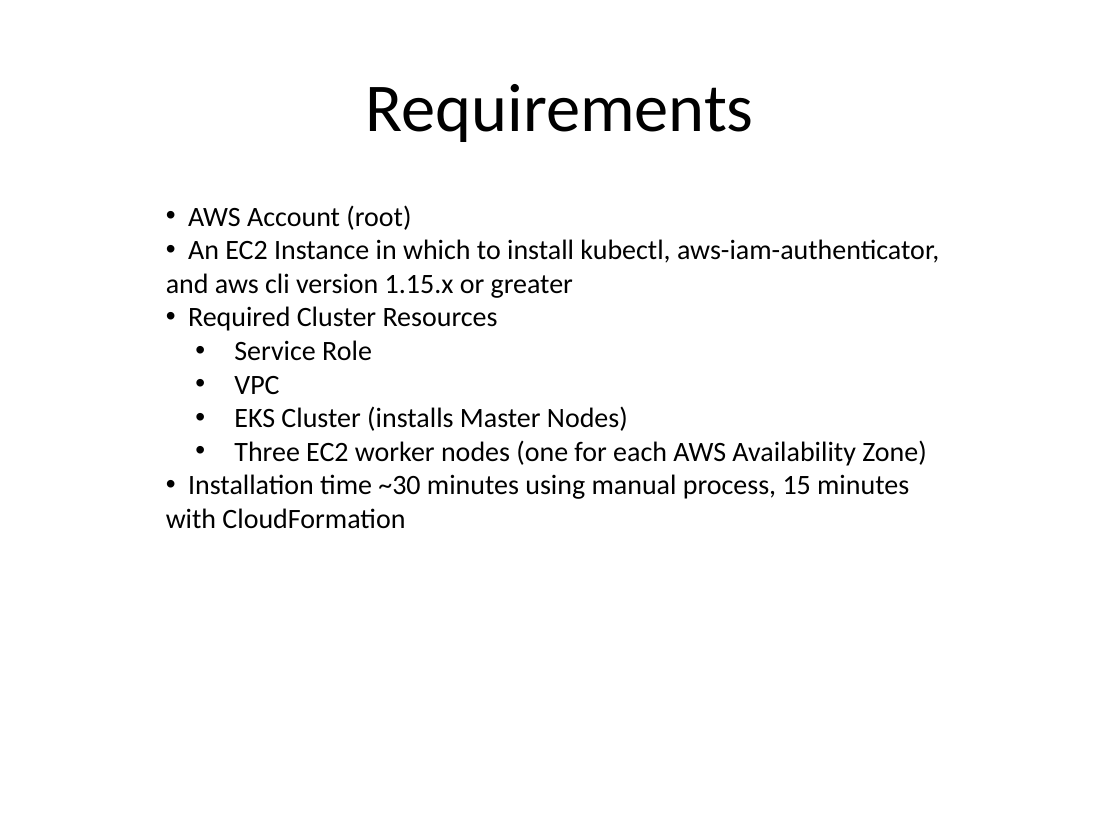
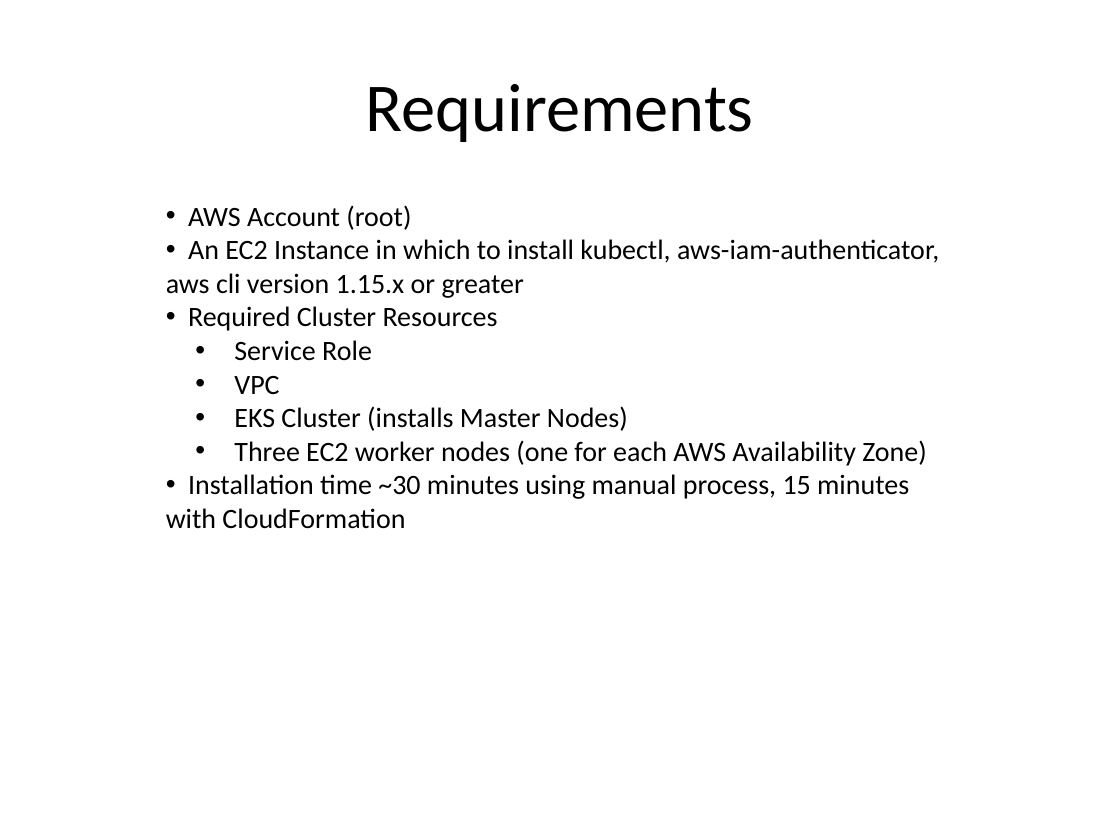
Before and after one commit to kskalvar/aws-eks-cluster-quickstart, a slide deck: slide 4 of slides/DevFestDC-AWS-EKS-Cluster-Quickstart.pptx. Drawn at 1120x840 pixels with LibreOffice and Linux fonts; fonts in the diff are those of the drawing; background and template pictures are left out. Boxes give left, top, right and bottom in pixels: in the first picture for what was removed or moved away, otherwise in the second. Text is boxed around its words. In the diff, an @@ line names an element or a change of style, - is before the commit and + after.

```diff
--- a/slides/DevFestDC-AWS-EKS-Cluster-Quickstart.pptx
+++ b/slides/DevFestDC-AWS-EKS-Cluster-Quickstart.pptx
@@ text at [166, 239, 939, 298]: text changed @@
-• An EC2 Instance in which to install kubectl, aws-iam-authenticator, and aws cli version 1.15.x or greater
+• An EC2 Instance in which to install kubectl, aws-iam-authenticator, aws cli version 1.15.x or greater
```
Also in this commit, not shown: 2 slides added.
